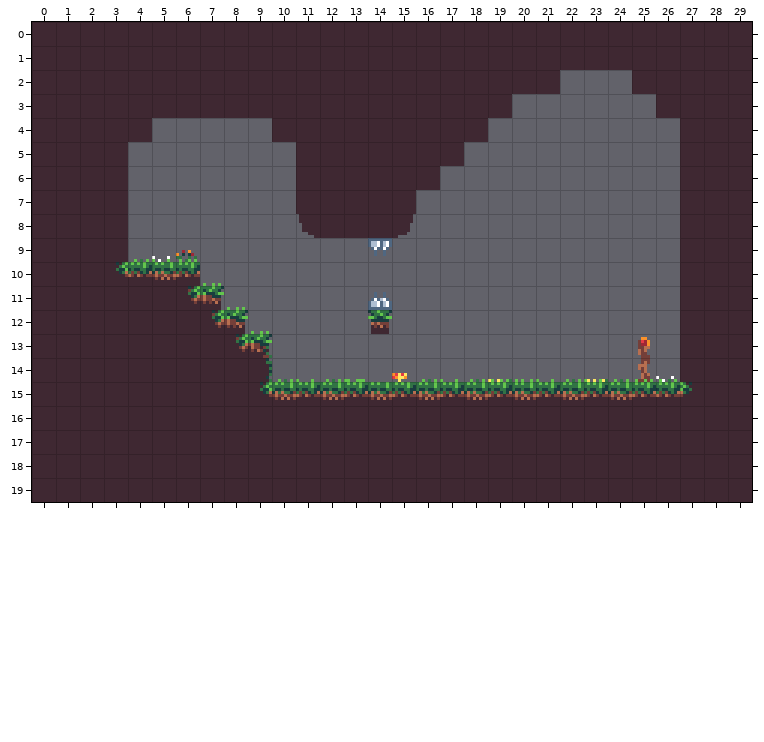
Tiled map: map/1-6.tmx. The picture above was drawn from the file before the commit.
Cells are 8x8 px. Shown: x 0..29, y 0..19.
Now the later version:
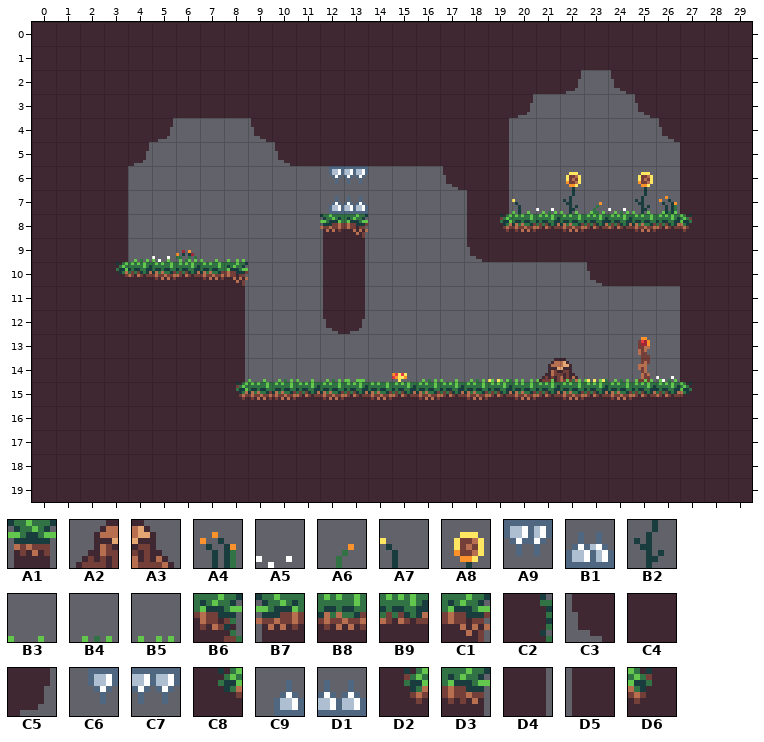
Key: from "joined_together_in_a_tilemap-S": A1 50 "Collision", A2 84, A3 85, A4 86, A5 91, A6 113, A7 114, A8 117, A9 140 "Kill", B1 141 "Kill", B2 145, B3 171, B4 174, B5 175, B6 196 "Collision", B7 198 "Collision", B8 199 "Collision", B9 200 "Collision", C1 203 "Collision", C2 224 "Collision", C3 226 "Collision", C4 227 "Collision", C5 231 "Collision", C6 255 "Kill", C7 256 "Kill", C8 280 "Collision", C9 283 "Kill", D1 284 "Kill", D2 309 "Collision", D3 310 "Collision", D4 317 "Collision", D5 318 "Collision", D6 355 "Collision".
__ is an empty cell.
The commit says: revised level 6
From old to new:
Layer "Embellishments":
y 5: x 18 __ -> C4
y 6: x 17..18 __ __ -> C3 C4; x 22 __ -> A8; x 25 __ -> A8
y 7: x 20..26 __ __ __ __ __ __ __ -> A7 A5 B2 A6 A5 B2 A4
y 14: x 21..22 __ __ -> A2 A3
Layer "Background":
y 2: x 22 __ -> C5; x 24 __ -> C3
y 3: x 20 __ -> C5; x 25 __ -> C3
y 4: x 5 __ -> C5; x 9 __ -> C3; x 19 __ -> D4; x 26 __ -> C3
y 5: x 4 __ -> C5; x 10 __ -> C3; x 18..19 __ __ -> D5 D4
y 6: x 11..16 C4 C4 C4 C4 C4 C4 -> __ C6 C7 __ __ __; x 18..19 __ __ -> D5 D4
y 7: x 11..15 C4 C4 C4 C4 C4 -> __ C9 D1 __ __; x 18..26 __ __ __ __ __ __ __ __ __ -> D5 D4 B3 B4 B3 B4 B4 B3 B4
y 8: x 11..15 C3 C4 C4 C4 C5 -> __ B7 C1 __ __; x 18..27 __ __ __ __ __ __ __ __ __ C4 -> D5 D2 B8 B9 B8 B9 B9 B8 B9 D6
y 9: x 7..8 __ __ -> B3 B5; x 12..14 __ __ A9 -> D5 D4 __; x 18..26 __ __ __ __ __ __ __ __ __ -> C3 C4 C4 C4 C4 C4 C4 C4 C4
y 10: x 7..8 B5 __ -> B8 C1; x 12..13 __ __ -> D5 D4; x 23..26 __ __ __ __ -> C3 C4 C4 C4
y 11: x 6..8 D2 D3 B5 -> C4 C4 D4; x 12..14 __ __ B1 -> D5 D4 __
y 12: x 7..9 D2 D3 B5 -> C4 D4 __; x 12..14 __ __ A1 -> C3 C5 __
y 13: x 8..9 D2 B6 -> D4 __
y 14: x 8..9 C4 C2 -> D4 B3
y 15: x 8..9 C4 C8 -> D2 B8
